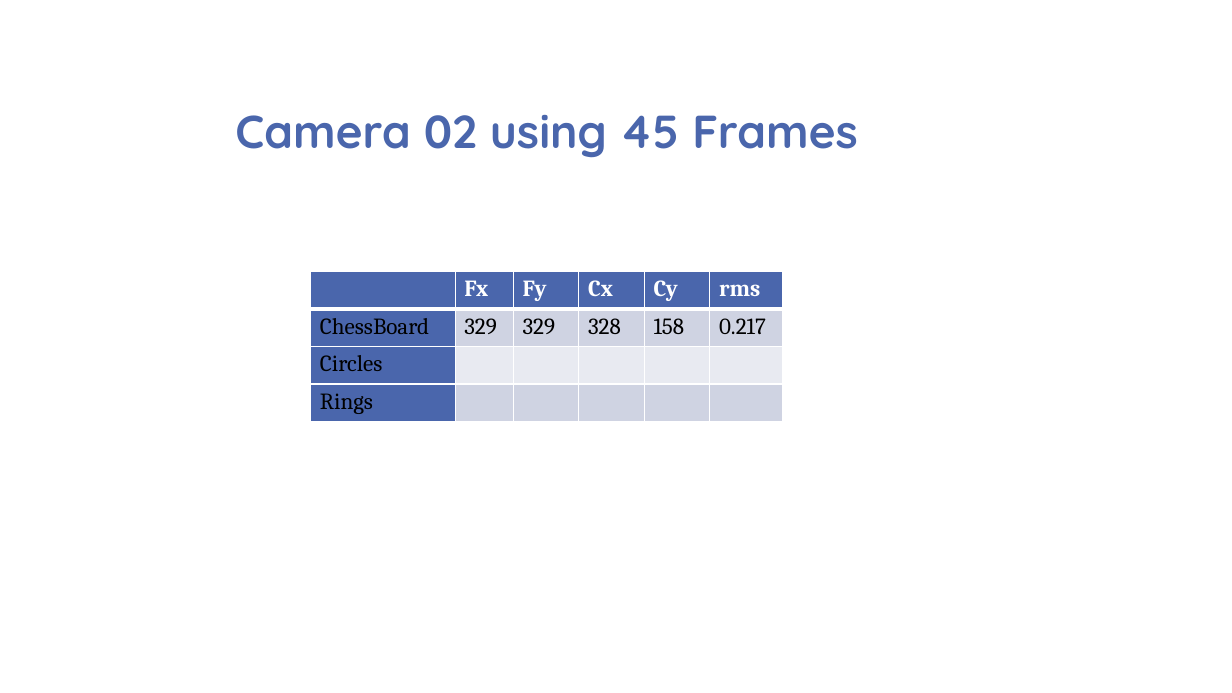
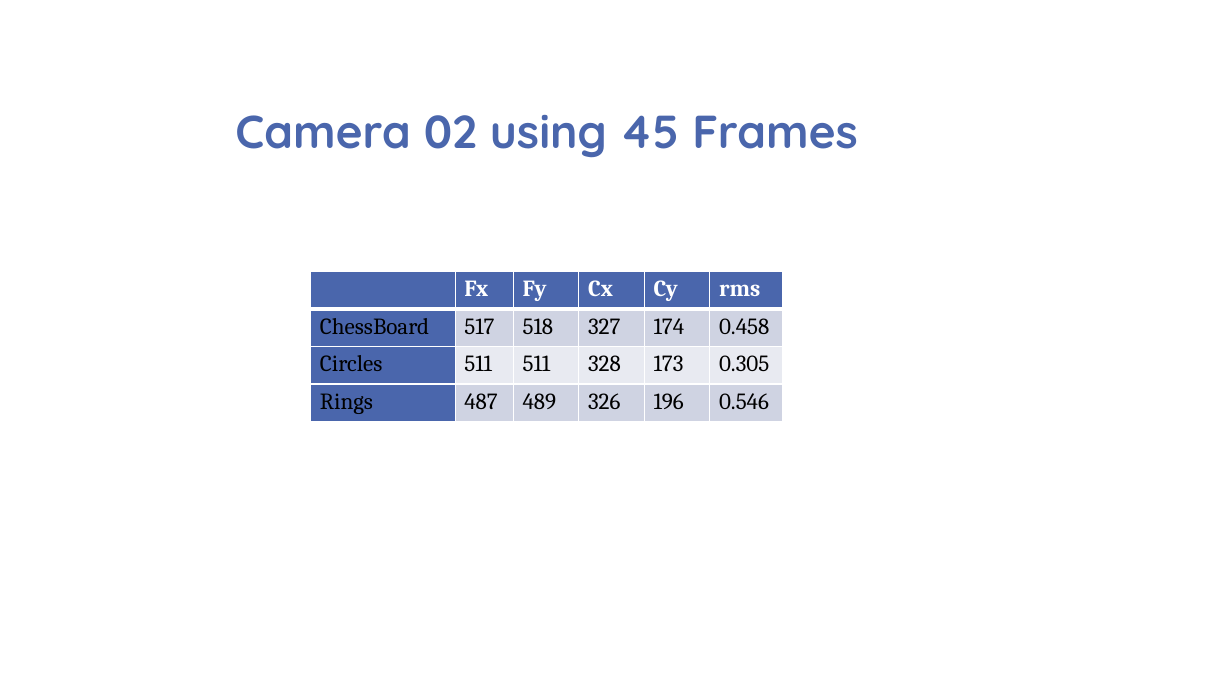
Before and after one commit to CameraCalibration/Report, a slide deck: slide 13 of CameraCalibration.pptx. Drawn at 1232x693 pixels with LibreOffice and Linux fonts; fonts in the diff are those of the drawing; background and template pictures are left out. Boxes give left, top, right and bottom in pixels: in the first picture for what was removed or moved away, otherwise in the second. Text is boxed around its words. In the diff, an @@ line names an element or a change of style, - is before the commit and + after.

```diff
--- a/CameraCalibration.pptx
+++ b/CameraCalibration.pptx
@@ table at <box>311,272,783,421</box> @@
-row 2: ChessBoard | 329 | 329 | 328 | 158 | 0.217
+row 2: ChessBoard | 517 | 518 | 327 | 174 | 0.458
-row 3: Circles |  |  |  |  | 
+row 3: Circles | 511 | 511 | 328 | 173 | 0.305
-row 4: Rings |  |  |  |  | 
+row 4: Rings | 487 | 489 | 326 | 196 | 0.546
```
Also in this commit, not shown: 5 other slides changed, 1 other file.
